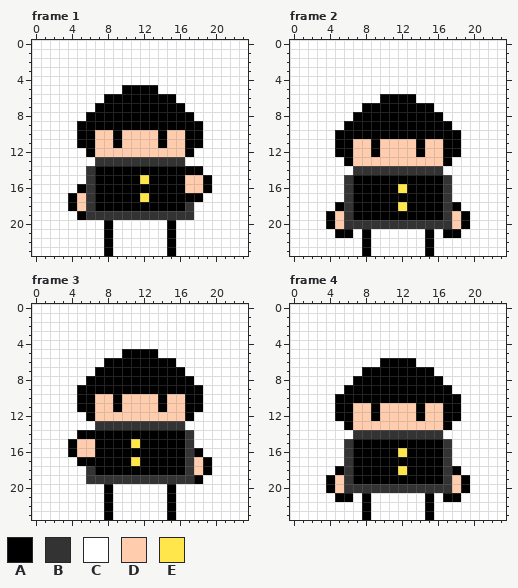
Animated GIF sprite, stored at mob.gif. Above: the version before the commit.
The file is 192x192 pixels, drawn in blocks of 8x8; one block is one cell here. Shown: frame 1, frame 2, frame 3, frame 4.
Palette (. is transparent): A #000000  B #333333  C #ffffff  D #ffcdae  E #ffe64b
After:
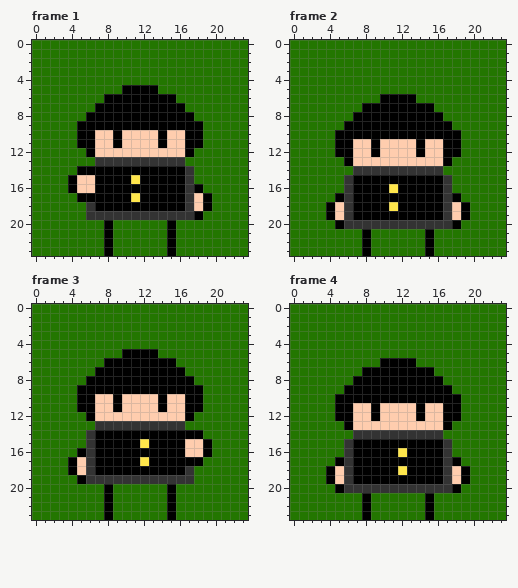
Diff:
colour C: #ffffff -> #237600
Frame 1:
y 14: x 5..6 CB -> AA; x 17..18 AA -> BC
y 15: x 4..6 CCB -> ADD; x 11..12 AE -> EA; x 17..19 DDA -> BCC
y 16: x 4..6 CAB -> ADD; x 17..19 DDA -> BAC
y 17: x 4..6 ADB -> CAA; x 11..12 AE -> EA; x 17..19 AAC -> BDA
y 18: x 4..5 AD -> CC; x 18..19 CC -> DA
y 19: x 5 A -> C; x 18 C -> A
Frame 2:
y 16: x 11..12 AE -> EA
y 17: x 5 C -> A; x 18 C -> A
y 18: x 4..5 CA -> AD; x 11..12 AE -> EA; x 18..19 AC -> DA
y 20: x 4..5 AD -> CA; x 18..19 DA -> AC
y 21: x 5..6 AA -> CC; x 17..18 AA -> CC
Frame 3:
y 14: x 5..6 AA -> CB; x 17..18 BC -> AA
y 15: x 4..6 ADD -> CCB; x 11..12 EA -> AE; x 17..19 BCC -> DDA
y 16: x 4..6 ADD -> CAB; x 17..19 BAC -> DDA
y 17: x 4..6 CAA -> ADB; x 11..12 EA -> AE; x 17..19 BDA -> AAC
y 18: x 4..5 CC -> AD; x 18..19 DA -> CC
y 19: x 5 C -> A; x 18 A -> C
Frame 4:
y 17: x 5 C -> A; x 18 C -> A
y 18: x 4..5 CA -> AD; x 18..19 AC -> DA
y 20: x 4..5 AD -> CA; x 18..19 DA -> AC
y 21: x 5..6 AA -> CC; x 17..18 AA -> CC
